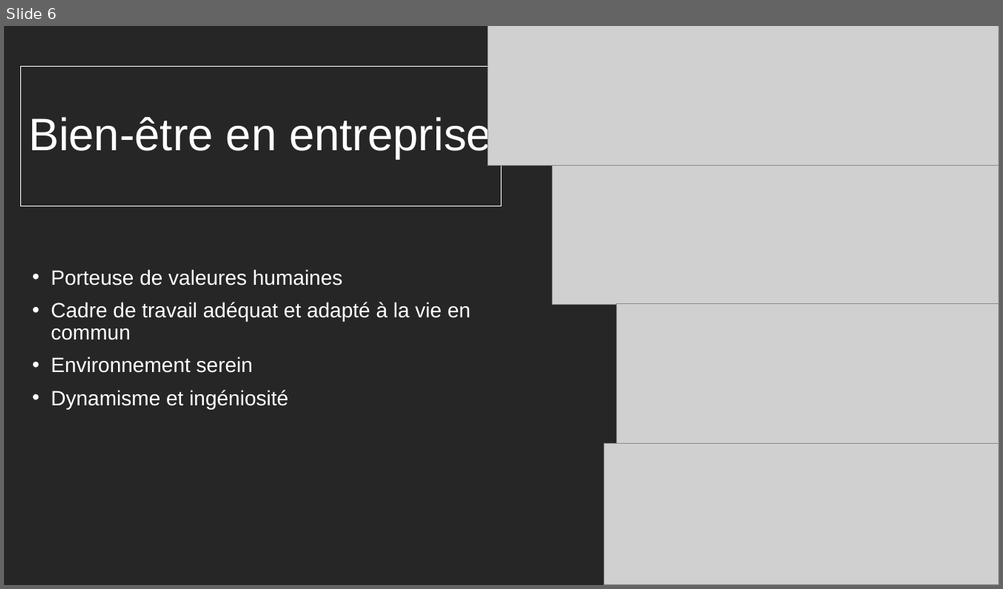
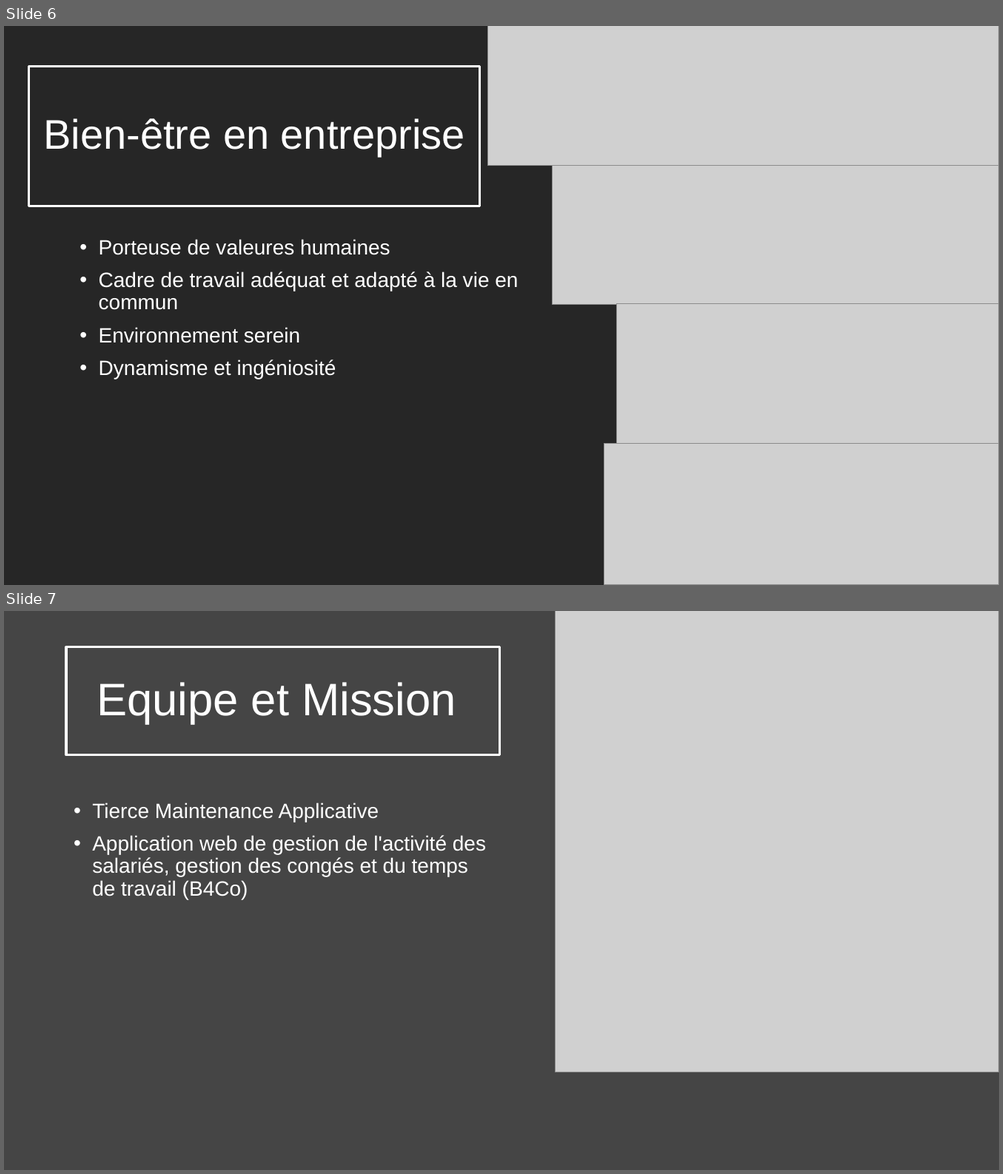
Before and after one commit to Zoridg/Soutenance_stage, a slide deck: Soutenance.pptx. Shown one above the other, each under a label of ours: slide 6 before the commit, slides 6 and 7 after it. The pictures are 1003x589 and 1003x1174 pixels, drawn with LibreOffice and Linux fonts; fonts in the diff are those of the drawing; grey boxes stand for pictures. Boxes give left, top, right and bottom in pixels: in the first picture for what was removed or moved away, otherwise in the second. Text is boxed around its words. In the diff, an @@ line names an element or a change of style, - is before the commit and + after.

```diff
--- a/Soutenance.pptx
+++ b/Soutenance.pptx
@@ slide 7 added at (4,611,999,1170), background #454545 @@
@@ picture added at (555,611,999,1072) @@
@@ title added at (66,647,499,755), outline #FFFFFF 2.25 pt, 44 pt, text #FFFFFF @@
+Equipe et Mission
@@ text added at (92,803,486,900), 20 pt, text #FFFFFF @@
+• Tierce Maintenance Applicative
+• Application web de gestion de l'activité des salariés, gestion des congés et du temps de travail (B4Co)
@@ slide 6 changed as well @@
@@ title "Bien-être en entreprise": place and size @@
-title "Bien-être en entreprise" at (21,66,502,206)
+title "Bien-être en entreprise" at (28,66,480,206)
@@ title "Bien-être en entreprise" at (28,66,480,206): size 44 to 40 pt; alignment left to centre; outline #FFFFFF 0.75 pt to #FFFFFF 2.25 pt @@
@@ text "Porteuse de valeures humaines": place and size @@
-text "Porteuse de valeures humaines" at (51,269,470,409)
+text "Porteuse de valeures humaines" at (99,239,518,379)
```
Also in this commit, not shown: 4 other slides changed, 3 other slides added, 1 slide removed, 3 other files.
